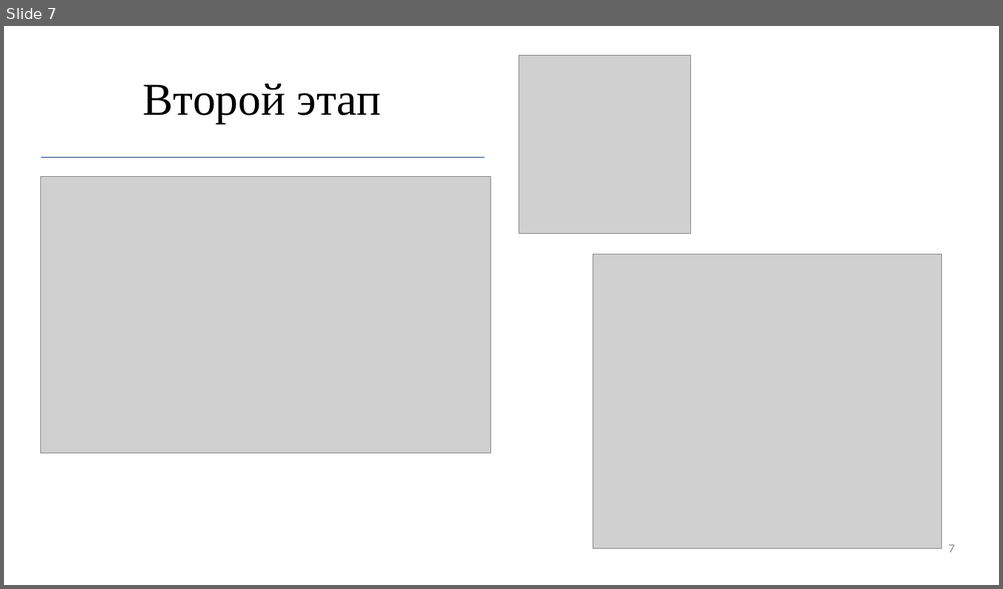
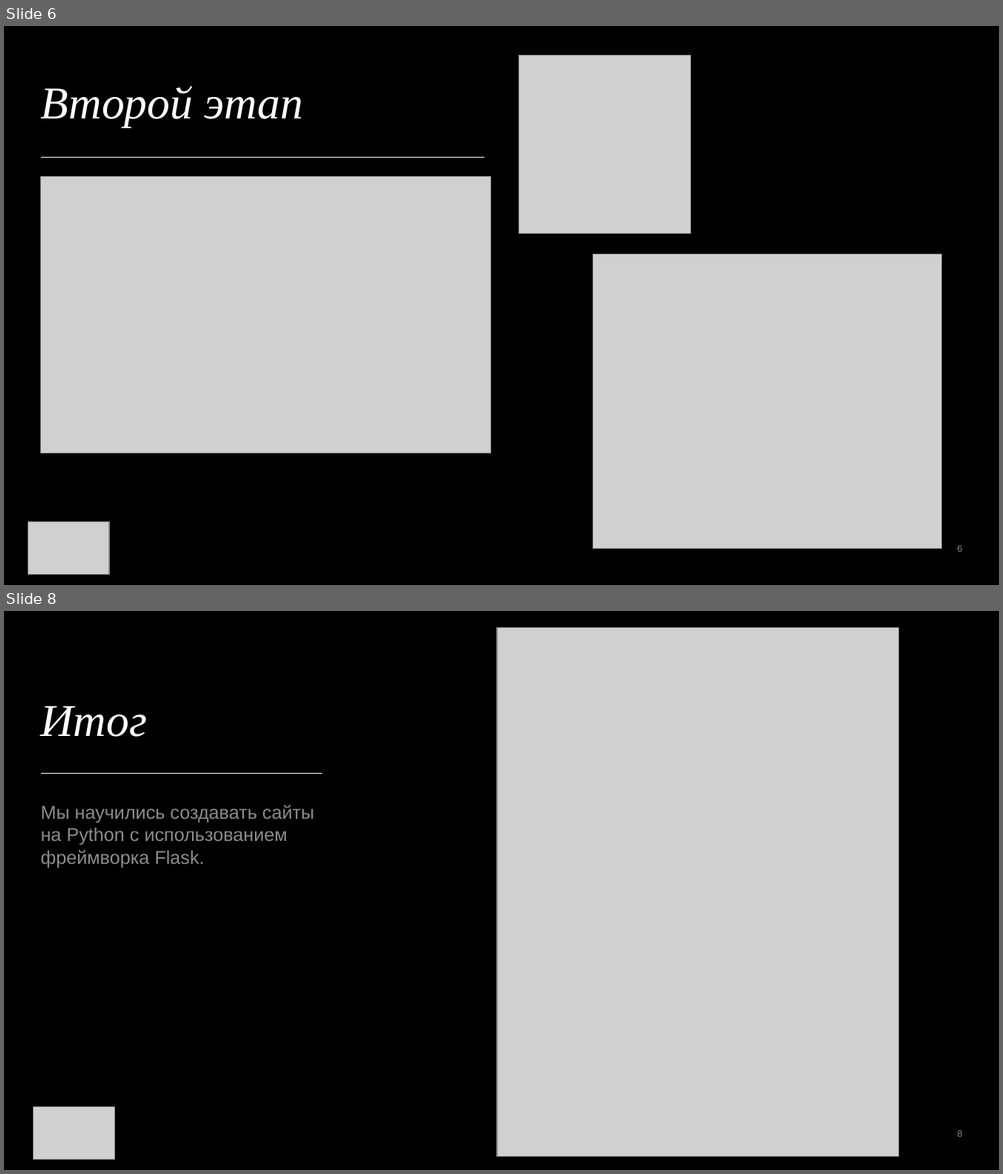
Before and after one commit to R1ccoon/Ip3s, a slide deck: not_site_files/pres.pptx. Shown one above the other, each under a label of ours: slide 7 before the commit, slides 6 and 8 after it; the slides between them are not shown. The pictures are 1003x589 and 1003x1174 pixels, drawn with LibreOffice and Linux fonts; fonts in the diff are those of the drawing; grey boxes stand for pictures. Boxes give left, top, right and bottom in pixels: in the first picture for what was removed or moved away, otherwise in the second. Text is boxed around its words. In the diff, an @@ line names an element or a change of style, - is before the commit and + after.

```diff
--- a/not_site_files/pres.pptx
+++ b/not_site_files/pres.pptx
@@ slide 8 added at (4, 611, 999, 1170), background #000000 @@
@@ picture added at (497, 627, 899, 1157) @@
@@ title added at (40, 706, 147, 737), 44 pt, text #FFFFFF, italic @@
+Итог
@@ line added from (40, 774) to (323, 774), #FFFFFF 0.5 pt @@
@@ text added at (41, 805, 314, 868), 18 pt, text #FFFFFF at 55% opacity @@
+Мы научились создавать сайты на Python с использованием фреймворка Flask.
@@ picture added at (34, 1107, 114, 1160) @@
@@ page number added at (957, 1130, 962, 1137), 9 pt, text #FFFFFF at 55% opacity @@
+8
@@ what was slide 7 is now slide 6 @@
@@ slide 6 changed as well @@
@@ background #FFFFFF to #000000 @@
@@ title "Второй этап" at (40, 86, 303, 127): text colour #000000 to #FFFFFF, italic on; alignment centre to left @@
@@ line (40, 157) - (484, 157): stroke #1F497D 0.5 pt to #FFFFFF 0.5 pt @@
@@ picture added at (28, 522, 109, 575) @@
@@ page number at (957, 545, 962, 552): text changed; size 12 to 9 pt; font Calibri to Arial; text colour #8C8C8C to #FFFFFF at 55% opacity @@
-7
+6
```
Also in this commit, not shown: 7 other slides changed, 2 slides removed, 51 other files.
